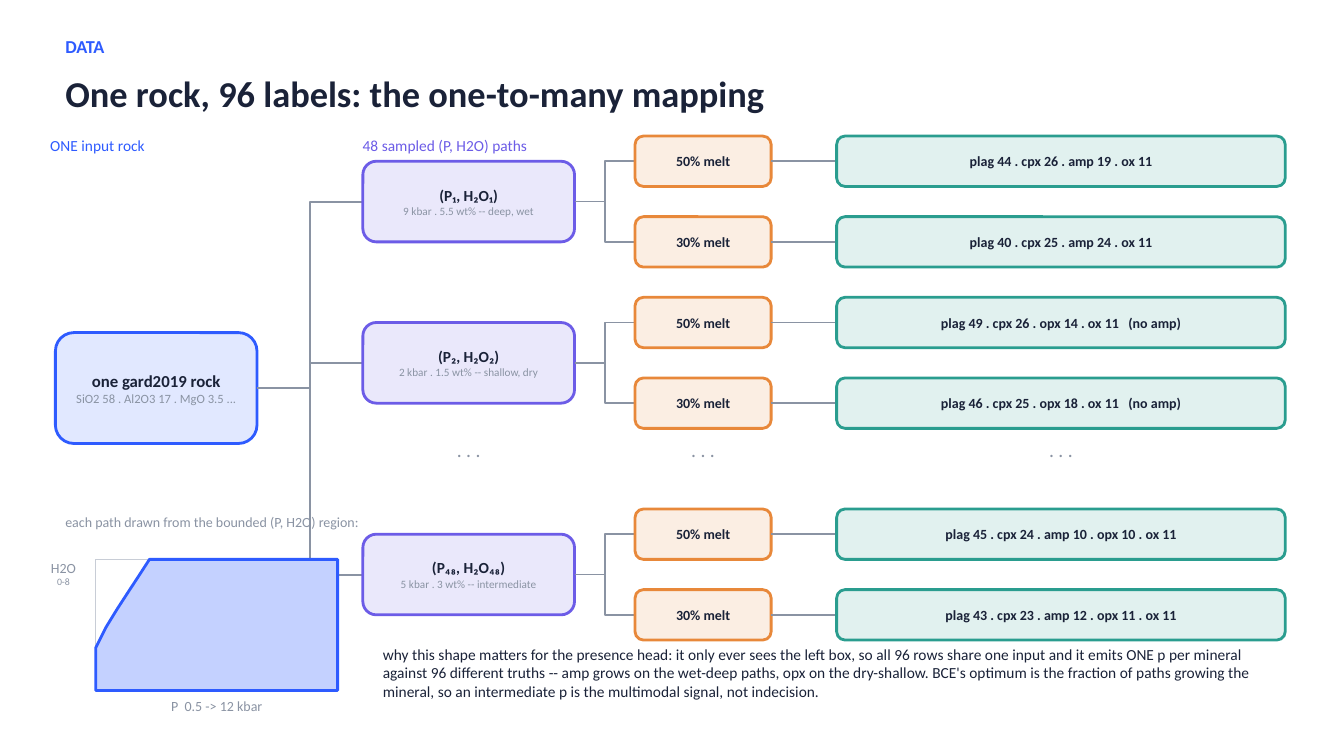
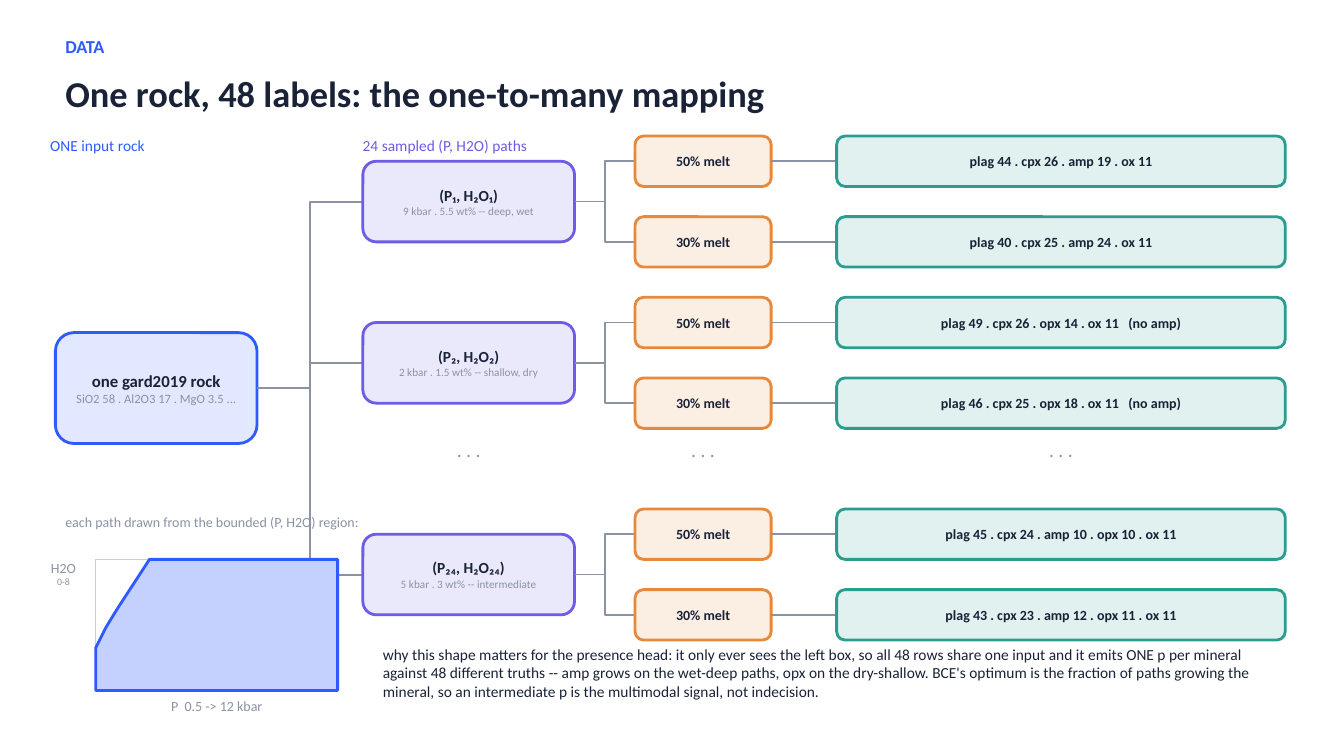
Before and after one commit to matthew-j-liu/phasecast, a slide deck: slide 4 of slides/overview.pptx. Drawn at 1344x756 pixels with LibreOffice and Linux fonts; fonts in the diff are those of the drawing. Boxes give left, top, right and bottom in pixels: in the first picture for what was removed or moved away, otherwise in the second. Text is boxed around its words. In the diff, an @@ line names an element or a change of style, - is before the commit and + after.

```diff
--- a/slides/overview.pptx
+++ b/slides/overview.pptx
@@ text at box(65, 81, 764, 113): text changed @@
-One rock, 96 labels: the one-to-many mapping
+One rock, 48 labels: the one-to-many mapping
@@ text at box(363, 140, 527, 154): text changed @@
-48 sampled (P, H2O) paths
+24 sampled (P, H2O) paths
@@ text in rounded rectangle at box(432, 561, 505, 575): text changed @@
-(P₄₈, H₂O₄₈)
+(P₂₄, H₂O₂₄)
@@ text at box(383, 649, 1249, 700): text changed @@
-why this shape matters for the presence head: it only ever sees the left box, so all 96 rows share one input and it emits ONE p per mineral against 96 different truths -- amp grows on the wet-deep paths, opx on the dry-shallow. BCE's optimum is the fraction of paths growing the mineral, so an intermediate p is the multimodal signal, not indecision.
+why this shape matters for the presence head: it only ever sees the left box, so all 48 rows share one input and it emits ONE p per mineral against 48 different truths -- amp grows on the wet-deep paths, opx on the dry-shallow. BCE's optimum is the fraction of paths growing the mineral, so an intermediate p is the multimodal signal, not indecision.
```
Also in this commit, not shown: 12 other slides changed, 1 slide added, 1 other file.
